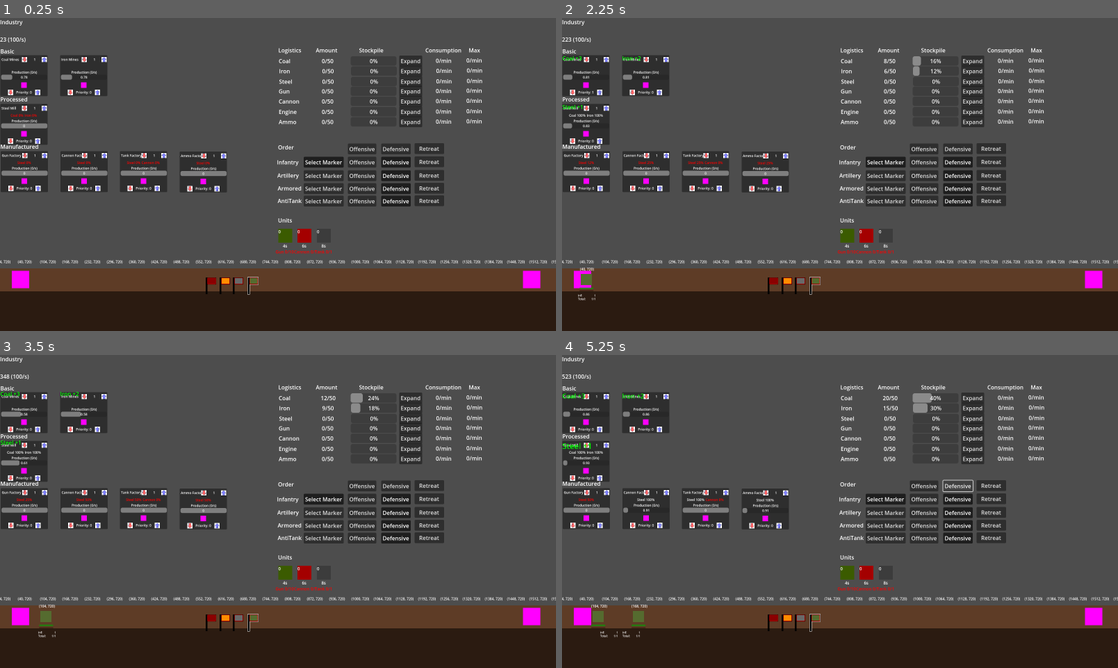
Above: before the commit, frames 1-4 (two rows, left to right).
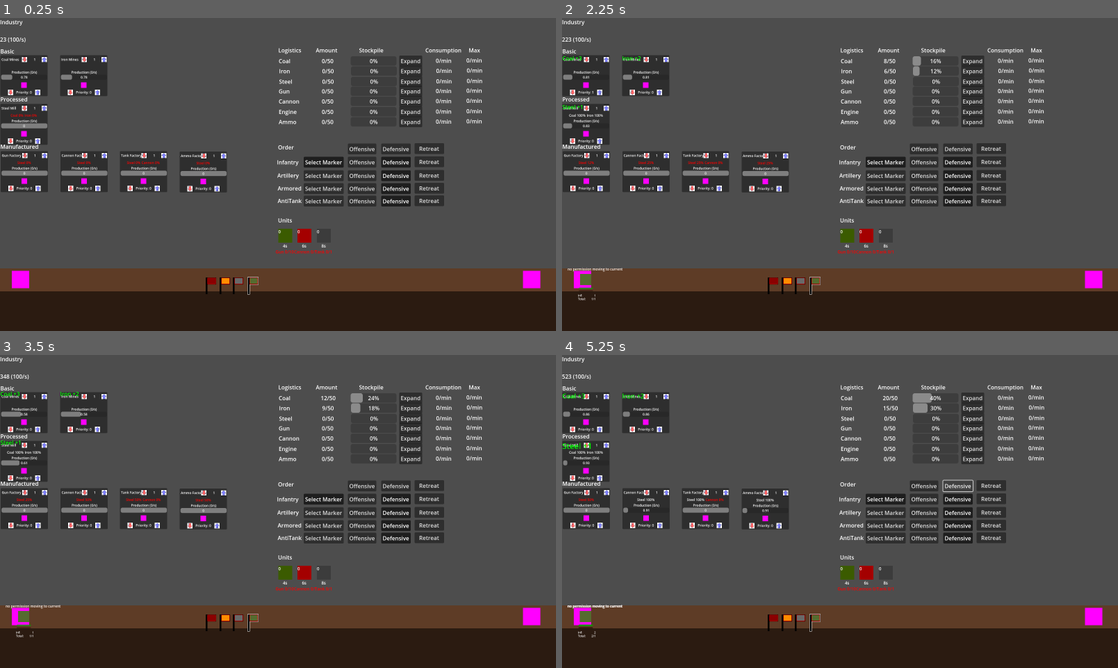
Above: after the commit, the same moments.

Repository: dwlee0802/AttritionWarfare
Game: Godot game, scene res://Scenes/game.tscn
Two runs of this game, one before a commit and one after it. Both use one fixed random seed, a clock stepped at 60 frames per second and the inputs below.
Inputs (mouse positions are in pixels of both pictures, inside the frame that each line leads up to):
- Up to frame 1 (0.25 s): no input
- Up to frame 2 (2.25 s): click (606, 58) at 0.52 s; click (584, 58) at 1.27 s; click (600, 93) at 2.02 s
- Up to frame 3 (3.5 s): click (11, 430) at 2.77 s
- Up to frame 4 (5.25 s): click "Expand" at 3.5 s; click "Offensive" at 4.25 s; click "Defensive" at 5 s

The runs differ from the first frame. In frame 1, 0.5% of the frame differs, in the area x 0-100%, y 77-79%; in frame 2, 0.6%; in frame 3, 0.8%; in frame 4, 1.0%, in the area x 0-100%, y 77-91%.

Commit message:
Fixing unit movement.

Diff:
--- a/Scenes/block.tscn
+++ b/Scenes/block.tscn
@@ -67,6 +67,7 @@
 autowrap_mode = 1
 
 [node name="DebugLabel" type="Label" parent="."]
+visible = false
 layout_mode = 0
 offset_left = 11.0
 offset_top = -26.0
--- a/Scripts/Block.gd
+++ b/Scripts/Block.gd
@@ -5,10 +5,11 @@
 
 var curCombatWidth: int = 0
 var maxCombatWidth: int = 1
+var tempCombatWidth: int = 0
 
 @onready var contentsLabel: RichTextLabel = $ContentsLabel
 
-var insideUnits
+var insideUnits = []
 
 var nextBlock: Block
 var prevBlock: Block
@@ -45,7 +46,7 @@
 		output += "[fill]" + Enums.UnitTypeToAbbString(key) + ": " + str(countDict[key]) + "[/fill]\n"
 
 	if len(countDict.keys()) != 0:
-		output += "[fill]Total: "+ str(curCombatWidth) + "/" + str(maxCombatWidth) + "[/fill]\n"
+		output += "[fill]Total: "+ str(len(insideUnits)) + "/" + str(maxCombatWidth) + "[/fill]\n"
 
 	contentsLabel.text = output
 
@@ -55,12 +56,10 @@
 func GetUnitsInside():
 	var results = detectionArea.get_overlapping_bodies()
 	var output = []
-	curCombatWidth = 0
 	for unit in results:
 		if unit is Unit:
 			if unit.global_position.x >= global_position.x and unit.global_position.x < global_position.x + size.x:
 				output.append(unit)
-				curCombatWidth += 1
 				unit.currentBlock = self
 
 	return output
@@ -74,8 +73,7 @@
 
 
 func GivePermission():
-	if curCombatWidth + 1 <= maxCombatWidth:
-		curCombatWidth += 1
+	if len(insideUnits) + tempCombatWidth <= maxCombatWidth:
 		return true
 	else:
 		return false
--- a/Scripts/Unit.gd
+++ b/Scripts/Unit.gd
@@ -39,6 +39,7 @@
 var currentBlock: Block
 
 @onready var debugLabel: Label = $DebugLabel
+var debugStatus: String = ""
 
 
 func _ready():
@@ -54,10 +55,7 @@
 	entrenchmentBar.value = entrenchment
 
 	# update debug label
-	if currentBlock != null:
-		debugLabel.text = str(currentBlock.global_position)
-	else:
-		debugLabel.text = "NULL"
+	debugLabel.text = debugStatus
 
 
 func SetPlayerUnit(val):
@@ -238,25 +236,83 @@
 		velocity = Vector2.ZERO
 		return true
 
+	# stop moving if we are at target position
 	if abs(target_position - global_position.x) < POSITION_ERROR:
 		velocity = Vector2.ZERO
+		debugStatus = "At target location"
 		return true
 	else:
-		if target_position > global_position.x:
-			velocity = Vector2.RIGHT
-			if currentBlock.nextBlock == null or currentBlock.nextBlock.isFull():
+		# first, check if we are at current block's center
+		# move to it if not at it
+		# we are at the right side of current block
+		#if global_position.x - currentBlock.global_position.x + currentBlock.size.x / 2 > POSITION_ERROR:
+			#velocity = Vector2.RIGHT
+		## left side of current block
+		#elif global_position.x - currentBlock.global_position.x + currentBlock.size.x / 2 > -POSITION_ERROR:
+			#velocity = Vector2.LEFT
+		if true:
+			if AtCurrent():
 				velocity = Vector2.ZERO
-			if currentBlock.nextBlock.GivePermission():
+
+				# check to see if you can move on
+				if currentBlock.nextBlock != null and currentBlock.nextBlock.GivePermission():
+					velocity = Vector2.RIGHT * speed
+					debugStatus = "have permission"
+					currentBlock.nextBlock.tempCombatWidth += 1
+			else:
+				# keep moving if not at current block
+				if global_position.x - currentBlock.global_position.x + currentBlock.size.x / 2 > POSITION_ERROR:
+					velocity = Vector2.RIGHT * speed
+				elif global_position.x - currentBlock.global_position.x + currentBlock.size.x / 2 > -POSITION_ERROR:
+					velocity = Vector2.LEFT * speed
+				return false
+
+			# check to see if next block is clear only after we finish going to current block
+			# need to go right. target position is to the right of current position.
+			if target_position > global_position.x:
 				velocity = Vector2.RIGHT
+				if currentBlock.nextBlock == null:
+					# keep moving if not at current block
+					if global_position.x - currentBlock.global_position.x + currentBlock.size.x / 2 > POSITION_ERROR:
+						velocity = Vector2.RIGHT
+					elif global_position.x - currentBlock.global_position.x + currentBlock.size.x / 2 > -POSITION_ERROR:
+						velocity = Vector2.LEFT
+					else:
+						velocity = Vector2.ZERO
+				else:
+					if currentBlock.nextBlock.GivePermission():
+						velocity = Vector2.RIGHT
+						debugStatus = "have permission"
+					else:
+						# keep moving if not at current block
+						debugStatus = "no permission"
+						debugStatus += " moving to current"
+						if abs(global_position.x - currentBlock.global_position.x + currentBlock.size.x / 2) > POSITION_ERROR:
+							#velocity = Vector2.RIGHT
+							velocity = Vector2.ZERO
+						else:
+							debugStatus = "next block blocked"
+							velocity = Vector2.ZERO
+
+			# target position is to the left of current position
 			else:
-				velocity = Vector2.ZERO
-		else:
-			if currentBlock.prevBlock == null or currentBlock.prevBlock.isFull():
-				velocity = Vector2.ZERO
-			if currentBlock.prevBlock.GivePermission():
 				velocity = Vector2.LEFT
-			else:
-				velocity = Vector2.ZERO
+				if currentBlock.prevBlock == null or not currentBlock.prevBlock.GivePermission():
+					# keep moving if not at current block
+					if global_position.x - currentBlock.global_position.x + currentBlock.size.x / 2 > POSITION_ERROR:
+						velocity = Vector2.RIGHT
+					elif global_position.x - currentBlock.global_position.x + currentBlock.size.x / 2 > -POSITION_ERROR:
+						velocity = Vector2.LEFT
+					else:
+						velocity = Vector2.ZERO
+				else:
+					velocity = Vector2.LEFT
 
 	velocity *= speed
 	return false
+
+
+func AtCurrent():
+	if abs(global_position.x - currentBlock.global_position.x - currentBlock.size.x / 2) < POSITION_ERROR:
+		return true
+	return false
